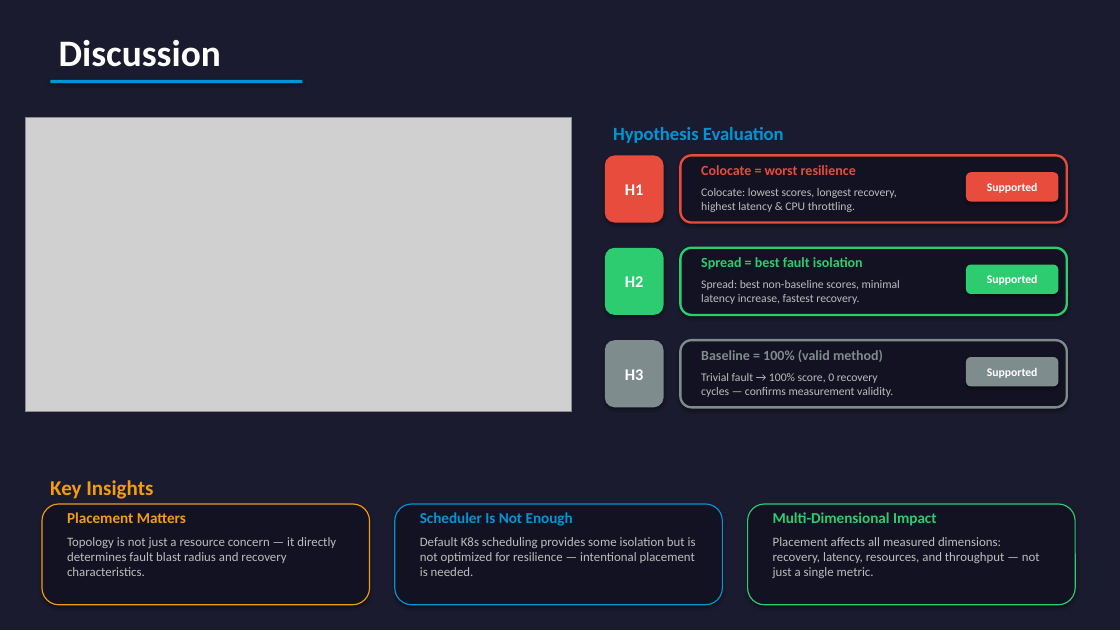
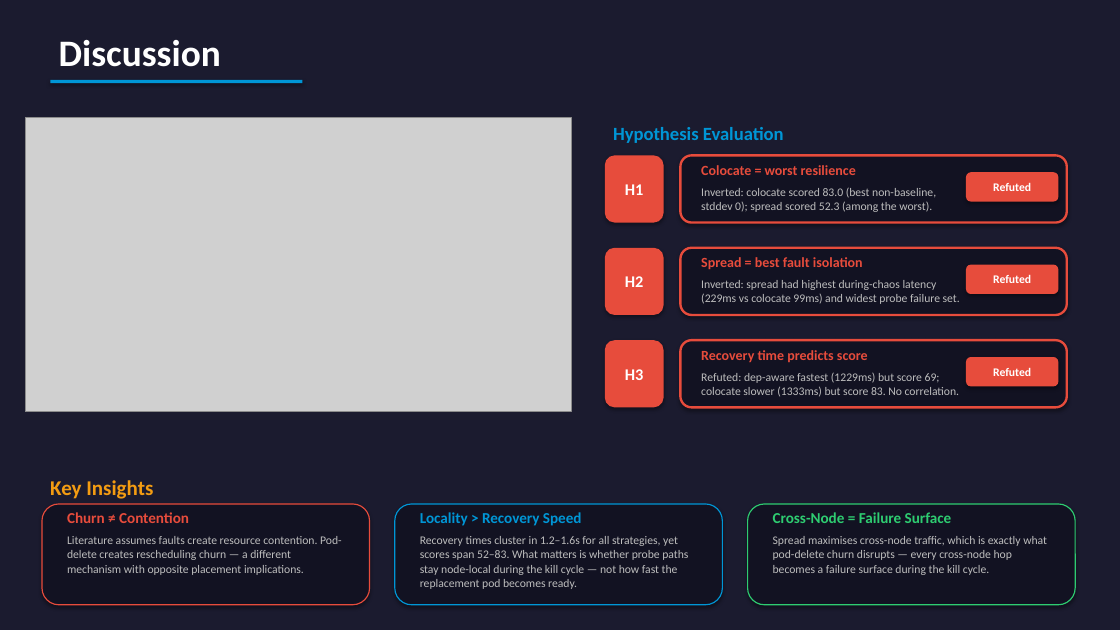
Before and after one commit to yhu02/uva-msc-thesis, a slide deck: slide 12 of ChaosProbe_Presentation.pptx. Drawn at 1120x630 pixels with LibreOffice and Linux fonts; fonts in the diff are those of the drawing; grey boxes stand for pictures. Boxes give left, top, right and bottom in pixels: in the first picture for what was removed or moved away, otherwise in the second. Text is boxed around its words. In the diff, an @@ line names an element or a change of style, - is before the commit and + after.

```diff
--- a/ChaosProbe_Presentation.pptx
+++ b/ChaosProbe_Presentation.pptx
@@ text at [701,187,936,212]: text changed @@
-Colocate: lowest scores, longest recovery,
-highest latency & CPU throttling.
+Inverted: colocate scored 83.0 (best non-baseline,
+stddev 0); spread scored 52.3 (among the worst).
@@ text in rounded rectangle at [993,183,1031,191]: text changed @@
-Supported
+Refuted
@@ rounded rectangle "H2" at [605,248,664,315]: fill #2ECC71 to #E74C3C @@
@@ rounded rectangle at [681,248,1067,315]: outline #2ECC71 2 pt to #E74C3C 2 pt @@
@@ text "Spread = best fault isolation" at [701,257,863,270]: text colour #2ECC71 to #E74C3C @@
@@ rounded rectangle "Refuted" at [966,265,1059,294]: fill #2ECC71 to #E74C3C @@
@@ text at [701,280,960,304]: text changed @@
-Spread: best non-baseline scores, minimal
-latency increase, fastest recovery.
+Inverted: spread had highest during-chaos latency
+(229ms vs colocate 99ms) and widest probe failure set.
@@ text in rounded rectangle at [993,275,1031,283]: text changed @@
-Supported
+Refuted
@@ rounded rectangle "H3" at [605,340,664,408]: fill #7F8C8D to #E74C3C @@
@@ rounded rectangle at [681,340,1067,408]: outline #7F8C8D 2 pt to #E74C3C 2 pt @@
@@ text at [701,350,868,362]: text changed; text colour #7F8C8D to #E74C3C @@
-Baseline = 100% (valid method)
+Recovery time predicts score
@@ rounded rectangle "Refuted" at [966,357,1059,386]: fill #7F8C8D to #E74C3C @@
@@ text at [701,372,959,397]: text changed @@
-Trivial fault → 100% score, 0 recovery
-cycles — confirms measurement validity.
+Refuted: dep-aware fastest (1229ms) but score 69;
+colocate slower (1333ms) but score 83. No correlation.
@@ text in rounded rectangle at [993,368,1031,376]: text changed @@
-Supported
+Refuted
@@ rounded rectangle at [42,504,370,605]: outline #F39C12 1 pt to #E74C3C 1 pt @@
@@ text at [67,512,189,523]: text changed; text colour #F39C12 to #E74C3C @@
-Placement Matters
+Churn ≠ Contention
@@ text at [67,536,342,575]: text changed; size 11 to 10 pt @@
-Topology is not just a resource concern — it directly determines fault blast radius and recovery characteristics.
+Literature assumes faults create resource contention. Pod-delete creates rescheduling churn — a different mechanism with opposite placement implications.
@@ text at [420,512,582,526]: text changed @@
-Scheduler Is Not Enough
+Locality > Recovery Speed
@@ text at [420,536,688,589]: text changed; size 11 to 10 pt @@
-Default K8s scheduling provides some isolation but is not optimized for resilience — intentional placement is needed.
+Recovery times cluster in 1.2–1.6s for all strategies, yet scores span 52–83. What matters is whether probe paths stay node-local during the kill cycle — not how fast the replacement pod becomes ready.
@@ text at [773,512,952,523]: text changed @@
-Multi-Dimensional Impact
+Cross-Node = Failure Surface
@@ text at [773,536,1047,575]: text changed; size 11 to 10 pt @@
-Placement affects all measured dimensions: recovery, latency, resources, and throughput — not just a single metric.
+Spread maximises cross-node traffic, which is exactly what pod-delete churn disrupts — every cross-node hop becomes a failure surface during the kill cycle.
```
Also in this commit, not shown: 6 other slides changed, 3 other files.
